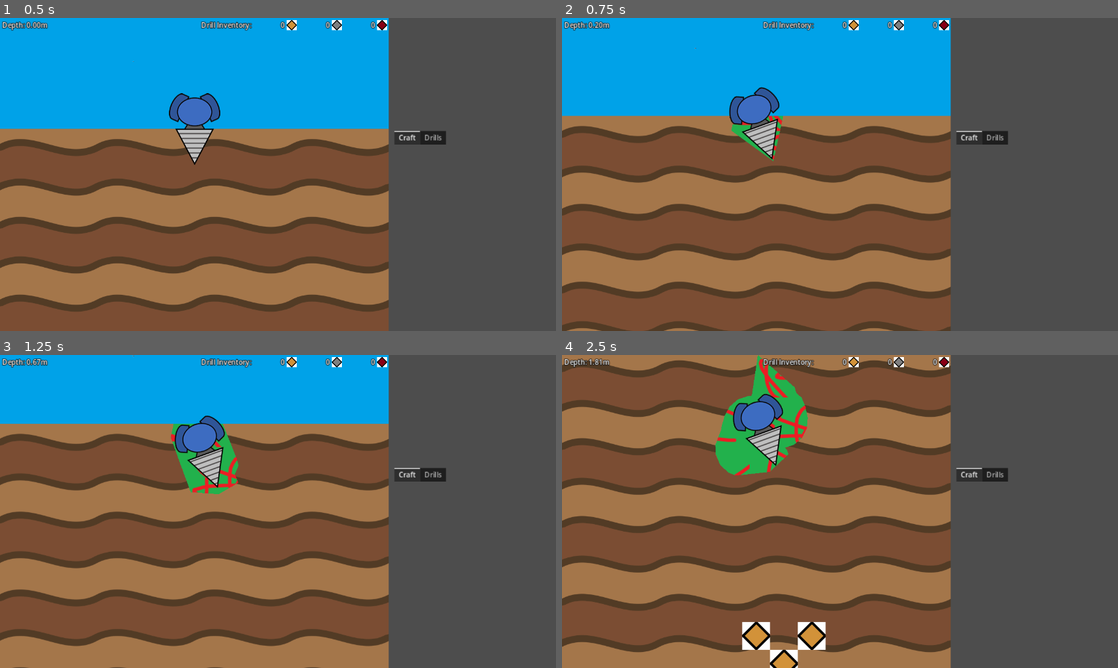
Above: before the commit, frames 1-4 (two rows, left to right).
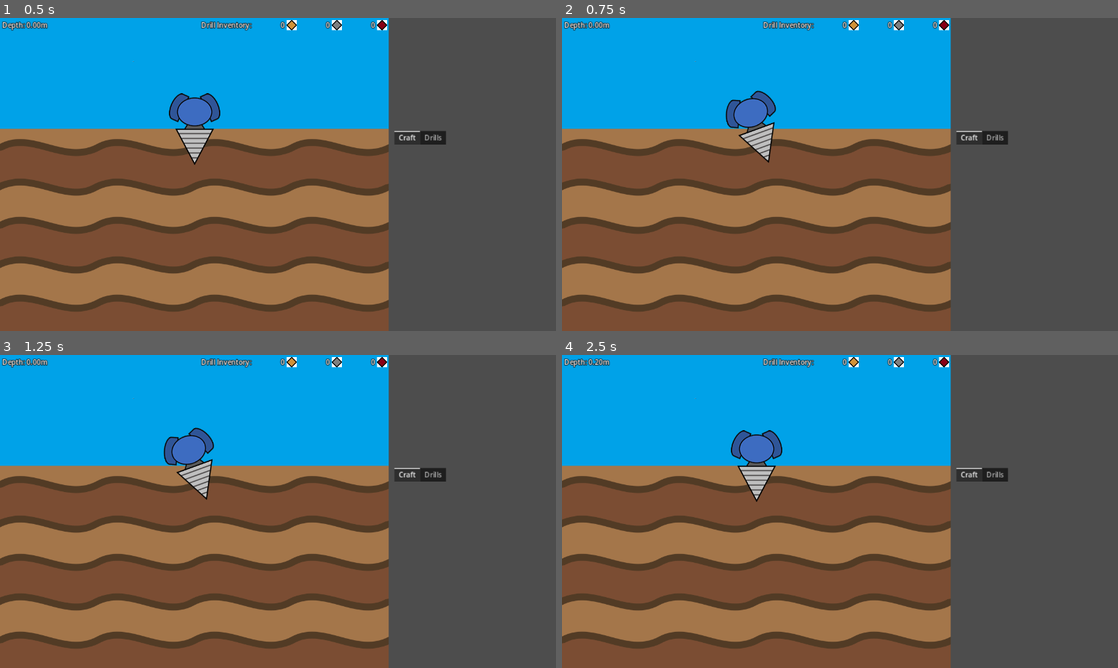
Above: after the commit, the same moments.

Repository: aNotSoCleverName/mechanicore
Game: Godot game, scene res://Main.tscn
The game is run twice, just before and just after one commit, with the same random seed, the same clock (stepped at 60 frames per second) and the same inputs.
Inputs:
- Up to frame 1 (0.5 s): no input
- Up to frame 2 (0.75 s): tap Enter (ui_accept) at 0.5 s; hold Right (ui_right) from 0.53 s (still down); hold Enter (ui_accept) from 0.53 s (still down); tap R at 0.6 s
- Up to frame 3 (1.25 s): keep holding Right (ui_right); keep holding Enter (ui_accept)
- Up to frame 4 (2.5 s): release Right (ui_right) at 1.28 s; release Enter (ui_accept) at 1.28 s; hold Left (ui_left) 1.28-2.03 s; tap Enter (ui_accept) at 1.35, 1.52, 1.82 s; tap R at 1.55, 2.1 s; hold Right (ui_right) from 2.03 s (still down); hold Enter (ui_accept) from 2.03 s (still down)

Frame 1 is identical in both runs. In frame 2, 26% of the frame differs, in the area x 0-70%, y 1-100%; in frame 3, 50%; in frame 4, 63%, in the area x 0-70%, y 0-100%.

Commit message:
Can now return drill to base by pressing R

Diff:
--- a/Drill Camera Timer.gd
+++ b/Drill Camera Timer.gd
@@ -23,4 +23,7 @@
 		func (inIsDocked: bool):
 			if (!inIsDocked):
 				self.start();
+			else:
+				camera.offset.y = self._dockedYOffset;
+				self.stop();
 	)
--- a/Endless Run/Drill/Drill.gd
+++ b/Endless Run/Drill/Drill.gd
@@ -16,8 +16,10 @@
 		SignalBus_EndlessRun.drill_change_dock.emit(_isDocked);
 		if (_isDocked):
 			self._speed = 0;
+			self._directionDeg = SignalBus_EndlessRun.EDrillDirection.DOCKED;
 			$AnimatedSprite2D.stop();
 		else:
+			self._directionDeg = SignalBus_EndlessRun.EDrillDirection.RIGHT;
 			$AnimatedSprite2D.play("drill_animation");
 
 var _minSpeed: float = self.START_SPEED:
@@ -34,10 +36,13 @@
 	get:
 		return _speed;
 	set(inValue):
-		var newSpeed: float = max(inValue, _minSpeed);
-		if (_speed == newSpeed):
-			return;
-		_speed = newSpeed;
+		if (self._isDocked):
+			_speed = 0;
+		else:
+			var newSpeed: float = max(inValue, _minSpeed);
+			if (_speed == newSpeed):
+				return;
+			_speed = newSpeed;
 
 		self._UpdateVelocity();
 
@@ -50,8 +55,6 @@
 	get:
 		return _directionDeg;
 	set(inValue):
-		if (self._isDocked):
-			return;
 		if (_directionDeg == inValue):
 			return;
 
@@ -104,15 +107,28 @@
 func _input(event: InputEvent) -> void:
 	if (!(event is InputEventKey)):
 		return;
+	var keycode: Key = (event as InputEventKey).keycode;
 
 	if (event.is_action_pressed("ui_accept")):
 		if (!self._isDocked):
 			return;
 		self._isDocked = false;
 		self._speed = self.START_SPEED;
-		_directionDeg = SignalBus_EndlessRun.EDrillDirection.RIGHT;
 	elif (event.is_action_pressed("ui_left")):
-		_directionDeg = SignalBus_EndlessRun.EDrillDirection.LEFT;
+		if (self._isDocked):
+			return;
+		self._directionDeg = SignalBus_EndlessRun.EDrillDirection.LEFT;
 	elif (event.is_action_pressed("ui_right")):
-		_directionDeg = SignalBus_EndlessRun.EDrillDirection.RIGHT;
+		if (self._isDocked):
+			return;
+		self._directionDeg = SignalBus_EndlessRun.EDrillDirection.RIGHT;
+
+	elif (keycode == KEY_R):
+		if (self._isDocked):
+			return;
+		self._isDocked = true;
+		self.global_position = Vector2(
+			GlobalProperty_EndlessRun.VIEWPORT_SIZE.x/2,
+			GlobalProperty_EndlessRun.SURFACE_Y
+		);
 #endregion
--- a/Main.tscn
+++ b/Main.tscn
@@ -33,7 +33,7 @@
 position = Vector2(921, 0)
 bounceDir = 110
 
-[node name="Ore Manager2" type="Node2D" parent="Endless Run Container/Endless Run"]
+[node name="Ore Manager" type="Node2D" parent="Endless Run Container/Endless Run"]
 script = ExtResource("3_7444x")
 
 [node name="Drill" parent="Endless Run Container/Endless Run" instance=ExtResource("4_76jrm")]
@@ -62,5 +62,5 @@
 
 [node name="Shop & Menu" parent="Shop & Menu Container/Shop & Menu" instance=ExtResource("5_lg7n8")]
 
-[connection signal="tree_entered" from="Endless Run Container/Endless Run/Ore Manager2" to="Endless Run Container/Endless Run/Ore Manager2" method="_on_tree_entered"]
+[connection signal="tree_entered" from="Endless Run Container/Endless Run/Ore Manager" to="Endless Run Container/Endless Run/Ore Manager" method="_on_tree_entered"]
 [connection signal="tree_entered" from="Endless Run Container/Endless Run/Camera2D/Timer" to="Endless Run Container/Endless Run/Camera2D/Timer" method="_on_tree_entered"]
